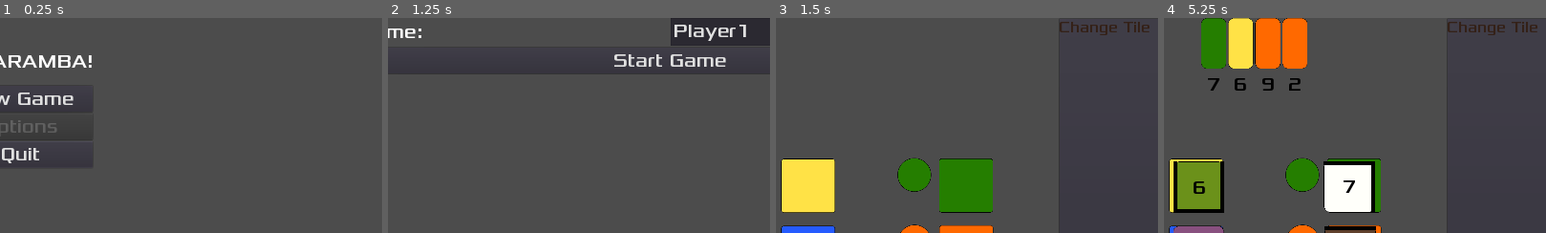
Above: before the commit, frames 1-4 (left to right).
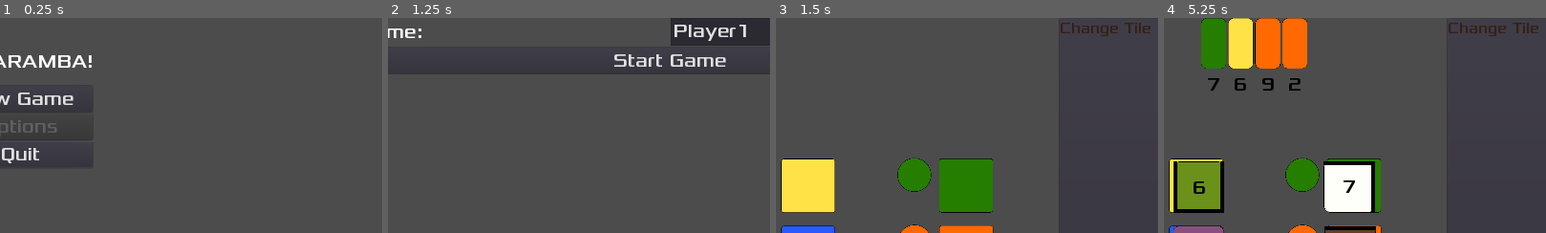
Above: after the commit, the same moments.

Repository: Structed/alcaramba
Game: Godot game, scene res://Drawable/MainMenu/MainMenu.tscn
The game is run twice, just before and just after one commit, with the same random seed, the same clock (stepped at 60 frames per second) and the same inputs.
Inputs (mouse positions are % of the whole screen's width and height, from its top left):
- Up to frame 1 (0.25 s): no input
- Up to frame 2 (1.25 s): click "New Game" at 0.5 s
- Up to frame 3 (1.5 s): click "Start Game" at 1.25 s
- Up to frame 4 (5.25 s): click (18, 39) at 2 s; click (37, 39) at 2.75 s; click (38, 54) at 3.5 s; click (18, 54) at 4.25 s; click "End Turn" at 5 s
The pictures show only the part of the screen within x 13-63%, y 0-50%; the shares and areas given below are measured in that part.

Frames 1-2 are identical in both runs. In frame 3, 0.5% of the frame differs, in the area x 74-98%, y 1-9%; in frame 4, 0.5%.

Commit message:
added spare tiles node to town scene

Diff:
--- a/src/alcaramba/Drawable/Market/Market.tscn
+++ b/src/alcaramba/Drawable/Market/Market.tscn
@@ -25,10 +25,8 @@
 
 [node name="TileMarket" parent="." instance=ExtResource( 3 )]
 unique_name_in_owner = true
-anchor_top = 0.0
 anchor_right = 0.0
 anchor_bottom = 0.0
-margin_left = 0.0
 margin_top = 337.0
 margin_right = 1920.0
 margin_bottom = 671.0
--- /dev/null
+++ b/src/alcaramba/Drawable/Town/SpareTiles.gd
@@ -0,0 +1,47 @@
+extends VBoxContainer
+
+var _stack_spare_tiles: TileCardCollection = TileCardCollection.new() # contains tiles placed on spare
+
+var tile_scene = preload("res://Drawable/Card/TileCardDrawable.tscn")
+
+
+# Called when the node enters the scene tree for the first time.
+func _ready():
+	pass # Replace with function body.
+
+# STUB: paints all tiles from stack_spare_tiles
+func _display_tiles():
+	for _tile in _stack_spare_tiles:
+		var tile_node = tile_scene.instance()
+		tile_node._card_info = _tile
+		add_child(tile_node)
+
+
+# delete after this
+#
+#signal money_card_selected
+#
+#
+#func is_missing_cards():
+#	return _get_active_money_card_count() < MAX_MONEY_MARKET_CARDS
+#
+#
+#func _get_active_money_card_count() -> int:
+#	return get_child_count()
+#
+#
+#func refill():
+#	var cards_to_refill_count = MAX_MONEY_MARKET_CARDS - _get_active_money_card_count()
+#	for _i in range(cards_to_refill_count):
+#		var card = Global.stack_money.take_card()
+#		var card_node = card_scene.instance()
+#		card_node._card_info = card
+#		add_child(card_node)
+#		card_node.connect("pressed", self, "_on_MoneyCard_pressed", [card_node])
+#
+#
+#func _on_MoneyCard_pressed(card_node: MoneyCardDrawable):
+#	card_node.disconnect("pressed", self, "_on_MoneyCard_pressed")
+#	Global.active_player.money_cards.add_card(card_node._card_info)
+#	remove_child(card_node)
+#	emit_signal("money_card_selected", card_node)
--- a/src/alcaramba/Drawable/Town/Town.tscn
+++ b/src/alcaramba/Drawable/Town/Town.tscn
@@ -1,8 +1,9 @@
-[gd_scene load_steps=7 format=2]
+[gd_scene load_steps=8 format=2]
 
 [ext_resource path="res://Drawable/Town/Town.gd" type="Script" id=1]
 [ext_resource path="res://Drawable/Card/TileCardDrawable.gd" type="Script" id=2]
 [ext_resource path="res://assets/fonts/Xolonium-Regular.ttf" type="DynamicFontData" id=3]
+[ext_resource path="res://Drawable/Town/SpareTiles.gd" type="Script" id=4]
 [ext_resource path="res://Drawable/Town/TileMap_valid_overlay.gd" type="Script" id=8]
 
 [sub_resource type="TileSet" id=1]
@@ -19,15 +20,14 @@
 [node name="TextureButton" type="TextureButton" parent="."]
 margin_right = 226.0
 margin_bottom = 57.0
-__meta__ = {
-"_edit_use_anchors_": false
-}
 
 [node name="Label" type="Label" parent="TextureButton"]
 modulate = Color( 0.784314, 0.290196, 0.290196, 1 )
 self_modulate = Color( 0.262745, 0.447059, 0.329412, 1 )
-margin_right = 235.0
-margin_bottom = 62.0
+margin_left = 2.0
+margin_top = 2.0
+margin_right = 255.0
+margin_bottom = 64.0
 custom_fonts/font = SubResource( 2 )
 text = "Change Tile"
 __meta__ = {
@@ -48,8 +48,12 @@
 margin_right = 185.0
 margin_bottom = 231.0
 script = ExtResource( 2 )
-__meta__ = {
-"_edit_use_anchors_": false
-}
+
+[node name="SpareTiles" type="VBoxContainer" parent="."]
+margin_left = 644.0
+margin_top = 121.0
+margin_right = 837.0
+margin_bottom = 443.0
+script = ExtResource( 4 )
 
 [connection signal="pressed" from="TextureButton" to="." method="_on_TextureButton_pressed"]
--- a/src/alcaramba/Scripts/AbstractCardCollection.gd
+++ b/src/alcaramba/Scripts/AbstractCardCollection.gd
@@ -21,6 +21,9 @@
 			return card
 	return null
 
+func get_card_info_by_index(index: int):
+	return _stack[index]
+
 func add_card(card : AbstractCard):
 	_stack.append(card)
 
--- a/src/alcaramba/Scripts/Player.gd
+++ b/src/alcaramba/Scripts/Player.gd
@@ -4,7 +4,7 @@
 
 var index: int
 var name: String
-var money_cards : MoneyCardCollection = MoneyCardCollection.new()
+var money_cards : MoneyCardCollection = MoneyCardCollection.new() # player hand money
 var tile_cards_yard: TileCardCollection = TileCardCollection.new()
 
 func _init(player_index : int, player_name : String):
